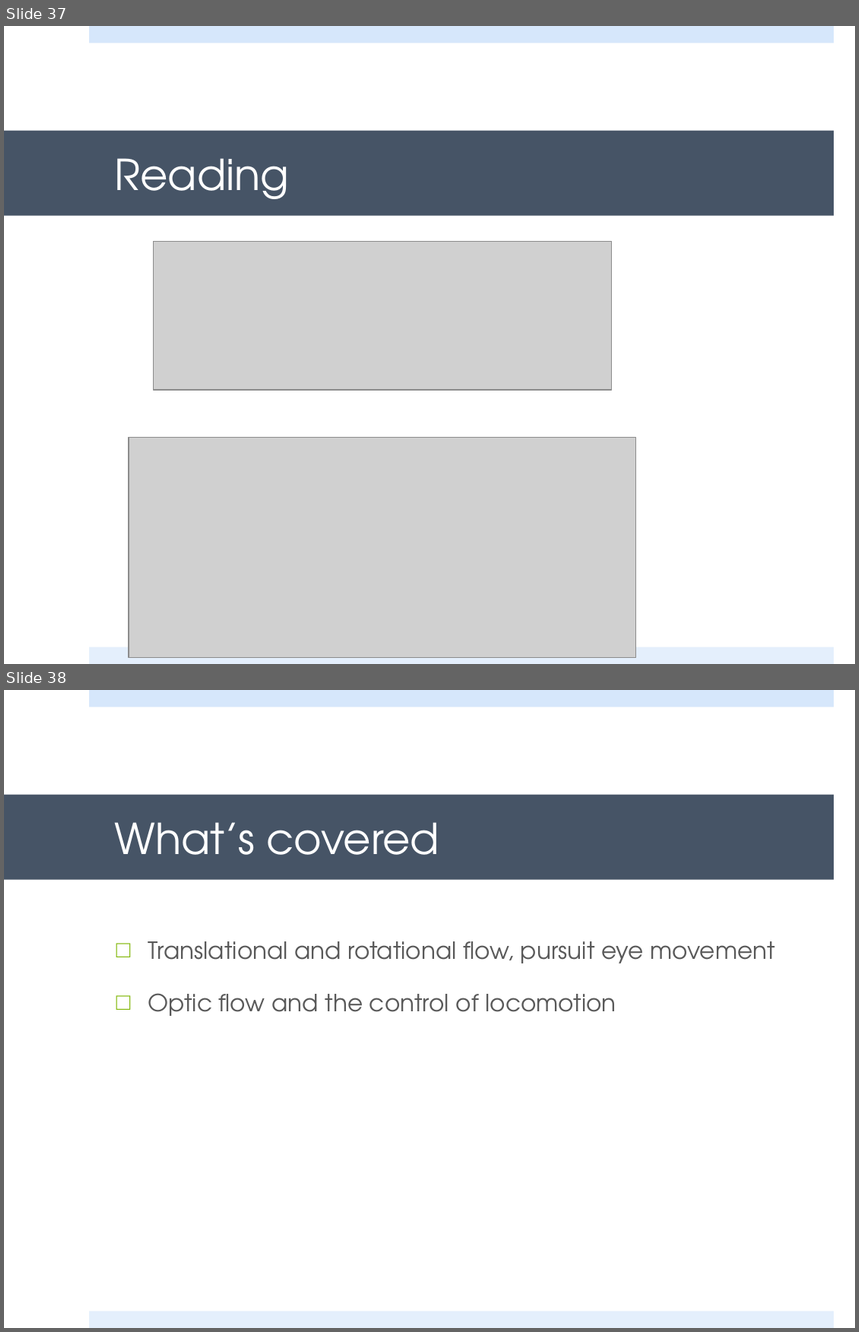
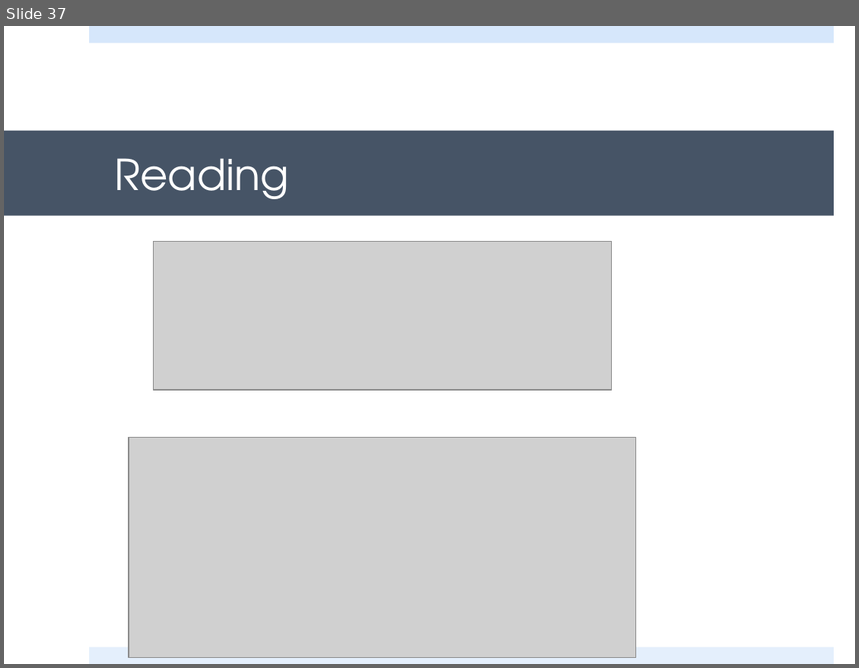
Before and after one commit to PALab-cn/PALab-cn.github.io, a slide deck: source/Materials/PSY_380_ECO_PSY/WEEK03/Lec6_OFandLocomotion.pptx. Shown one above the other, each under a label of ours: slides 37 and 38 before the commit, slide 37 after it. The pictures are 859x1332 and 859x668 pixels, drawn with LibreOffice and Linux fonts; fonts in the diff are those of the drawing; grey boxes stand for pictures. Boxes give left, top, right and bottom in pixels: in the first picture for what was removed or moved away, otherwise in the second. Text is boxed around its words. In the diff, an @@ line names an element or a change of style, - is before the commit and + after.

```diff
--- a/source/Materials/PSY_380_ECO_PSY/WEEK03/Lec6_OFandLocomotion.pptx
+++ b/source/Materials/PSY_380_ECO_PSY/WEEK03/Lec6_OFandLocomotion.pptx
@@ slide 38 removed at [4, 690, 855, 1328], background #FFFFFF; not listed: 2 template elements that a slide beside it also shows @@
@@ title removed at [4, 795, 834, 880] @@
-What’s covered
@@ text removed at [148, 942, 776, 1016] @@
-□ Translational and rotational flow, pursuit eye movement
-□ Optic flow and the control of locomotion
```
Also in this commit, not shown: 3 slides changed, 3 other files.
